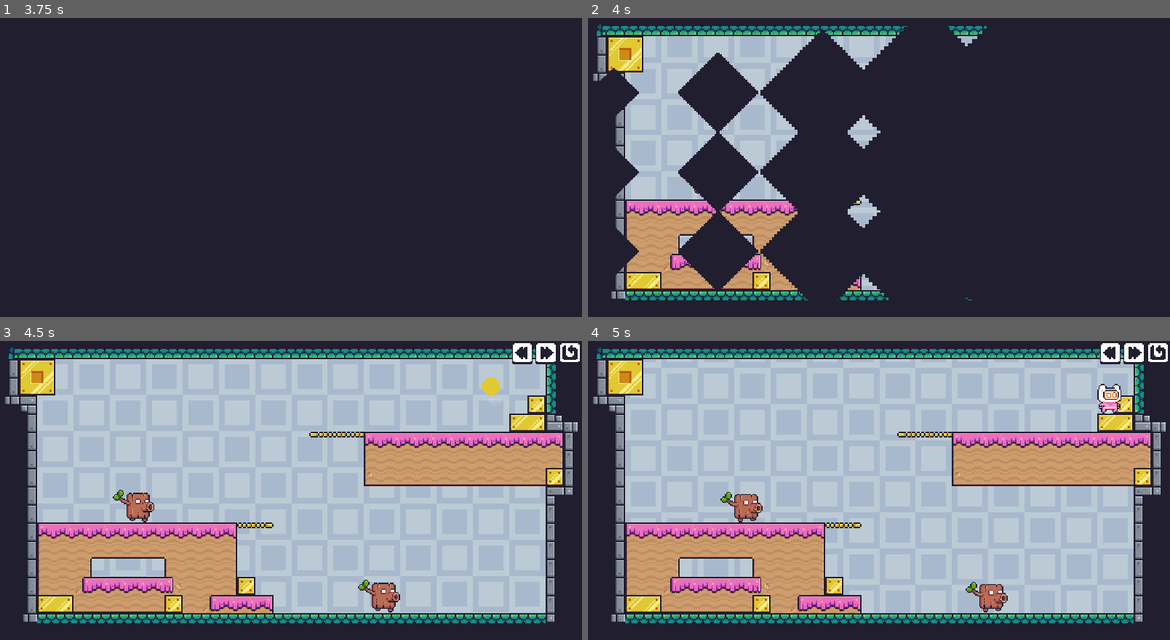
Above: before the commit, frames 1-4 (two rows, left to right).
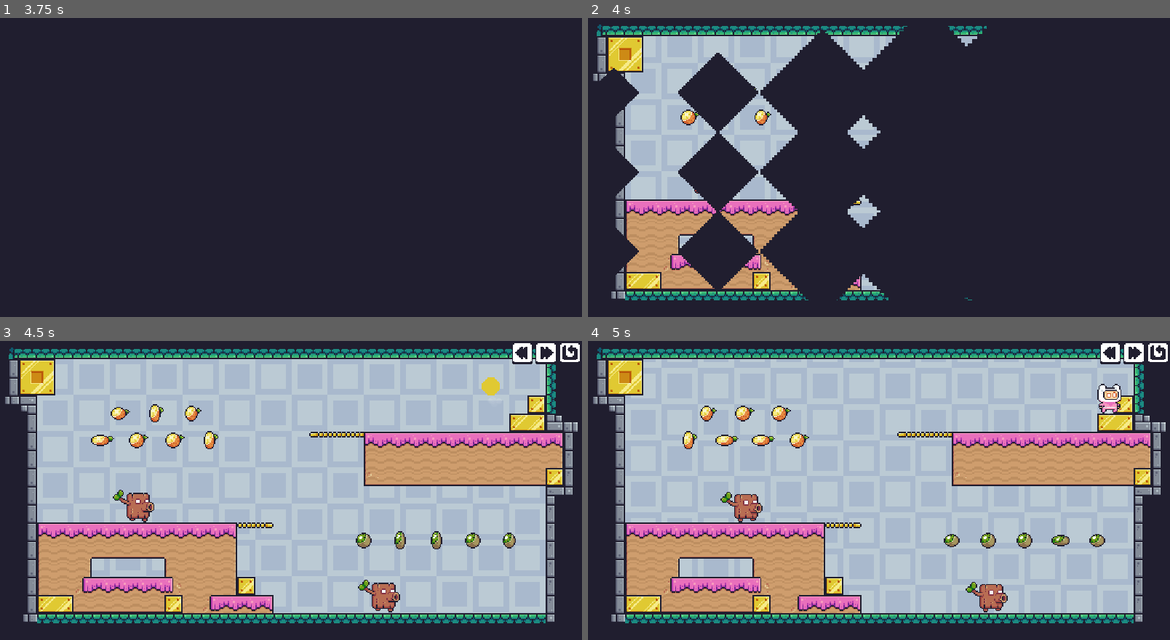
Above: after the commit, the same moments.

Repository: skaarj1989/PixelAdventure
Game: Godot game, scene res://src/Main.tscn
Two runs of this game, one before a commit and one after it. Both use one fixed random seed, a clock stepped at 60 frames per second and the inputs below.
Inputs (mouse positions are in pixels of both pictures, inside the frame that each line leads up to):
- Up to frame 1 (3.75 s): click (570, 29) at 0.5 s; click (570, 29) at 1.25 s; click (570, 29) at 2 s; click (547, 29) at 2.75 s; click (547, 29) at 3.5 s
- Up to frame 2 (4 s): no input
- Up to frame 3 (4.5 s): hold Right (move_right) from 4.28 s (still down)
- Up to frame 4 (5 s): keep holding Right (move_right); tap Space (jump) at 4.52 s

Frame 1 is identical in both runs. In frame 2, 0.2% of the frame differs, in the area x 15-32%, y 22-36%; in frame 3, 1.2%; in frame 4, 1.3%, in the area x 16-89%, y 21-70%.

Commit message:
(none)

Diff:
--- a/src/Levels/Level_1_12.tscn
+++ b/src/Levels/Level_1_12.tscn
@@ -4,8 +4,11 @@
 
 [node name="Level_1_12" instance=ExtResource( 1 )]
 
-[node name="TileMap" parent="." index="2"]
+[node name="TileMap" parent="." index="1"]
 tile_data = PoolIntArray( -65538, 76, 0, -65537, 76, 0, -131072, 76, 0, -131071, 76, 0, -131070, 76, 0, -131069, 76, 0, …(7005 unchanged characters)…
 
-[node name="SpawnPoint" parent="." index="11"]
-position = Vector2( 328, 224 )
+[node name="Collectibles" parent="." index="7"]
+tile_data = PoolIntArray( 393243, 5, 0, 393247, 5, 0, 393251, 5, 0, 393255, 5, 0, 393259, 5, 0, 393263, 5, 0, 393267, 5, 0, 458756, 0, 0, 655365, 0, 0, 786459, 5, 0, 786463, 5, 0, 786467, 5, 0, 786471, 5, 0, 786475, 5, 0, 786479, 5, 0, 786483, 5, 0, 851972, 0, 0, 1048581, 0, 0, 1245188, 0, 0, 1441797, 0, 0, 1441822, 0, 0, 1441826, 0, 0, 1441830, 0, 0, 1572892, 0, 0, 1572896, 0, 0, 1572900, 0, 0, 1572904, 0, 0 )
+
+[node name="SpawnPoint" parent="." index="10"]
+position = Vector2( 432, 184 )
--- a/src/Levels/Level_1_13.tscn
+++ b/src/Levels/Level_1_13.tscn
@@ -4,8 +4,11 @@
 
 [node name="Level_1_13" instance=ExtResource( 1 )]
 
-[node name="TileMap" parent="." index="2"]
+[node name="TileMap" parent="." index="1"]
 tile_data = PoolIntArray( -65538, 76, 0, -65537, 76, 0, -131072, 76, 0, -131071, 76, 0, -131070, 76, 0, -131069, 76, 0, …(6529 unchanged characters)…
 
-[node name="SpawnPoint" parent="." index="11"]
+[node name="Collectibles" parent="." index="7"]
+tile_data = PoolIntArray( 393227, 6, 0, 393231, 6, 0, 393235, 6, 0, 393267, 2, 0, 589833, 6, 0, 589837, 6, 0, 589841, 6, 0, 589845, 6, 0, 655411, 2, 0, 917555, 2, 0, 1179699, 2, 0, 1441800, 4, 0, 1441810, 4, 0, 1441820, 4, 0, 1441843, 2, 0, 1507341, 4, 0, 1507351, 4, 0 )
+
+[node name="SpawnPoint" parent="." index="10"]
 position = Vector2( 288, 152 )
--- a/src/Levels/Level_2_02.tscn
+++ b/src/Levels/Level_2_02.tscn
@@ -5,20 +5,23 @@
 
 [node name="Level_2_02" instance=ExtResource( 1 )]
 
-[node name="TileMap" parent="." index="2"]
+[node name="TileMap" parent="." index="1"]
 tile_data = PoolIntArray( -65538, 76, 0, -65537, 76, 0, -131072, 76, 0, -131071, 76, 0, -131070, 76, 0, -131069, 76, 0, …(6694 unchanged characters)…
 
-[node name="SpawnPoint" parent="." index="11"]
+[node name="Collectibles" parent="." index="7"]
+tile_data = PoolIntArray( 458764, 5, 0, 458768, 5, 0, 458772, 5, 0, 655370, 5, 0, 655374, 5, 0, 655378, 5, 0, 655382, 5, 0, 1376295, 3, 0, 1376299, 3, 0, 1376303, 3, 0, 1376307, 3, 0, 1376311, 3, 0 )
+
+[node name="SpawnPoint" parent="." index="10"]
 position = Vector2( 432, 40 )
 
-[node name="Trunk" parent="." index="13" instance=ExtResource( 2 )]
+[node name="Trunk" parent="." index="11" instance=ExtResource( 2 )]
 position = Vector2( 88, 144 )
 patrol_path = NodePath("../PatrolPath")
 
-[node name="PatrolPath" type="Line2D" parent="." index="14"]
+[node name="PatrolPath" type="Line2D" parent="." index="12"]
 visible = false
 points = PoolVector2Array( 48, 152, 224, 152 )
 width = 1.0
 
-[node name="Trunk2" parent="." index="15" instance=ExtResource( 2 )]
+[node name="Trunk2" parent="." index="13" instance=ExtResource( 2 )]
 position = Vector2( 304, 224 )
--- a/src/Levels/Level_2_03.tscn
+++ b/src/Levels/Level_2_03.tscn
@@ -4,8 +4,11 @@
 
 [node name="Level_2_03" instance=ExtResource( 1 )]
 
-[node name="TileMap" parent="." index="2"]
+[node name="TileMap" parent="." index="1"]
 tile_data = PoolIntArray( -65538, 76, 0, -65537, 76, 0, -131072, 76, 0, -131071, 76, 0, -131070, 76, 0, -131069, 76, 0, …(6889 unchanged characters)…
 
-[node name="SpawnPoint" parent="." index="11"]
+[node name="Collectibles" parent="." index="7"]
+tile_data = PoolIntArray( 983047, 7, 0, 983051, 7, 0, 983055, 7, 0, 983087, 6, 0, 1376303, 6, 0 )
+
+[node name="SpawnPoint" parent="." index="10"]
 position = Vector2( 432, 56 )
--- a/src/Levels/Level_2_04.tscn
+++ b/src/Levels/Level_2_04.tscn
@@ -5,27 +5,27 @@
 
 [node name="Level_2_04" instance=ExtResource( 1 )]
 
-[node name="TileMap" parent="." index="2"]
+[node name="TileMap" parent="." index="1"]
 tile_data = PoolIntArray( -65538, 76, 0, -65537, 76, 0, -131072, 76, 0, -131071, 76, 0, -131070, 76, 0, -131069, 76, 0, …(5846 unchanged characters)…
 
-[node name="Collectibles" parent="." index="8"]
+[node name="Collectibles" parent="." index="7"]
 tile_data = PoolIntArray( 393249, 0, 0, 393254, 0, 0, 393259, 0, 0, 393264, 0, 0, 393269, 0, 0, 1441816, 1, 0, 1441821, 1, 0, 1441826, 1, 0, 1441831, 1, 0, 1441836, 1, 0, 1441841, 1, 0 )
 
-[node name="SpawnPoint" parent="." index="11"]
+[node name="SpawnPoint" parent="." index="10"]
 position = Vector2( 64, 56 )
 
-[node name="Chicken" parent="." index="13" instance=ExtResource( 2 )]
+[node name="Chicken" parent="." index="11" instance=ExtResource( 2 )]
 position = Vector2( 408, 222.999 )
 facing = -1
 horizontal_sight_extent = 7.8
 
-[node name="Chicken2" parent="." index="14" instance=ExtResource( 2 )]
+[node name="Chicken2" parent="." index="12" instance=ExtResource( 2 )]
 position = Vector2( 440, 94.9992 )
 facing = -1
 horizontal_sight_extent = 7.8
 farm_path = NodePath("../Farm2")
 
-[node name="Farm2" type="Line2D" parent="." index="15"]
+[node name="Farm2" type="Line2D" parent="." index="13"]
 visible = false
 points = PoolVector2Array( 232, 96, 464, 96 )
 width = 1.0
--- a/src/Levels/Level_2_05.tscn
+++ b/src/Levels/Level_2_05.tscn
@@ -14,16 +14,16 @@
 
 [node name="Level_2_05" instance=ExtResource( 1 )]
 
-[node name="TileMap" parent="." index="2"]
+[node name="TileMap" parent="." index="1"]
 tile_data = PoolIntArray( -65538, 76, 0, -65537, 76, 0, -131072, 76, 0, -131071, 76, 0, -131070, 76, 0, -131069, 76, 0, …(6851 unchanged characters)…
 
-[node name="Collectibles" parent="." index="8"]
+[node name="Collectibles" parent="." index="7"]
 tile_data = PoolIntArray( 327690, 2, 0, 327695, 2, 0, 327700, 2, 0, 1376300, 4, 0, 1441803, 2, 0, 1441808, 2, 0, 1441813, 2, 0, 1441818, 2, 0, 1703980, 4, 0 )
 
-[node name="SpawnPoint" parent="." index="11"]
+[node name="SpawnPoint" parent="." index="10"]
 position = Vector2( 449, 208 )
 
-[node name="Plant" parent="." index="13" instance=ExtResource( 2 )]
+[node name="Plant" parent="." index="11" instance=ExtResource( 2 )]
 position = Vector2( 456, 136 )
 facing = -1
 area_of_sight = NodePath("Area2D")
@@ -34,7 +34,7 @@
 position = Vector2( -60, 5 )
 shape = SubResource( 1 )
 
-[node name="Plant2" parent="." index="14" instance=ExtResource( 2 )]
+[node name="Plant2" parent="." index="12" instance=ExtResource( 2 )]
 position = Vector2( 56, 72 )
 area_of_sight = NodePath("Area2D")
 
@@ -44,7 +44,7 @@
 position = Vector2( 100, 0 )
 shape = SubResource( 2 )
 
-[node name="Plant3" parent="." index="15" instance=ExtResource( 2 )]
+[node name="Plant3" parent="." index="13" instance=ExtResource( 2 )]
 position = Vector2( 52, 216 )
 area_of_sight = NodePath("Area2D")
 
--- a/src/Levels/Level_2_06.tscn
+++ b/src/Levels/Level_2_06.tscn
@@ -15,24 +15,27 @@
 
 [node name="Level_2_06" instance=ExtResource( 1 )]
 
-[node name="TileMap" parent="." index="2"]
+[node name="TileMap" parent="." index="1"]
 tile_data = PoolIntArray( -65538, 76, 0, -65537, 76, 0, -131072, 76, 0, -131071, 76, 0, -131070, 76, 0, -131069, 76, 0, …(6400 unchanged characters)…
 
-[node name="SpawnPoint" parent="." index="11"]
+[node name="Collectibles" parent="." index="7"]
+tile_data = PoolIntArray( 1114121, 3, 0, 1114125, 3, 0, 1114159, 5, 0, 1114163, 5, 0, 1376263, 3, 0, 1376267, 3, 0, 1376271, 3, 0, 1376301, 5, 0, 1376305, 5, 0, 1376309, 5, 0 )
+
+[node name="SpawnPoint" parent="." index="10"]
 position = Vector2( 264, 88 )
 
-[node name="Bee" parent="." index="13" instance=ExtResource( 2 )]
+[node name="Bee" parent="." index="11" instance=ExtResource( 2 )]
 position = Vector2( 88, 120 )
 patrol_path = NodePath("../PatrolPath")
 
-[node name="PatrolPath" type="Path2D" parent="." index="14"]
+[node name="PatrolPath" type="Path2D" parent="." index="12"]
 curve = SubResource( 1 )
 
-[node name="Bee2" parent="." index="15" instance=ExtResource( 2 )]
+[node name="Bee2" parent="." index="13" instance=ExtResource( 2 )]
 position = Vector2( 320, 95 )
 patrol_path = NodePath("../PatrolPath2")
 
-[node name="PatrolPath2" type="Path2D" parent="." index="16"]
+[node name="PatrolPath2" type="Path2D" parent="." index="14"]
 position = Vector2( -16, -16 )
 scale = Vector2( 1.07939, 1.07939 )
 curve = SubResource( 2 )
--- a/src/Levels/Level_2_07.tscn
+++ b/src/Levels/Level_2_07.tscn
@@ -4,8 +4,11 @@
 
 [node name="Level_2_07" instance=ExtResource( 1 )]
 
-[node name="TileMap" parent="." index="2"]
+[node name="TileMap" parent="." index="1"]
 tile_data = PoolIntArray( -65538, 76, 0, -65537, 76, 0, -131072, 76, 0, -131071, 76, 0, -131070, 76, 0, -131069, 76, 0, …(6515 unchanged characters)…
 
-[node name="SpawnPoint" parent="." index="11"]
+[node name="Collectibles" parent="." index="7"]
+tile_data = PoolIntArray( 262158, 4, 0, 262166, 4, 0, 458762, 4, 0, 458770, 4, 0, 458778, 4, 0, 1376270, 6, 0, 1376277, 6, 0, 1376284, 6, 0, 1376291, 6, 0 )
+
+[node name="SpawnPoint" parent="." index="10"]
 position = Vector2( 456, 72 )
--- a/src/Levels/Level_2_08.tscn
+++ b/src/Levels/Level_2_08.tscn
@@ -4,8 +4,11 @@
 
 [node name="Level_2_08" instance=ExtResource( 1 )]
 
-[node name="TileMap" parent="." index="2"]
+[node name="TileMap" parent="." index="1"]
 tile_data = PoolIntArray( -65538, 76, 0, -65537, 76, 0, -131072, 76, 0, -131071, 76, 0, -131070, 76, 0, -131069, 76, 0, …(6284 unchanged characters)…
 
-[node name="SpawnPoint" parent="." index="11"]
+[node name="Collectibles" parent="." index="7"]
+tile_data = PoolIntArray( 524341, 0, 0, 983093, 0, 0, 1179659, 5, 0, 1638411, 5, 0 )
+
+[node name="SpawnPoint" parent="." index="10"]
 position = Vector2( 32, 72 )
--- a/src/Levels/Level_2_09.tscn
+++ b/src/Levels/Level_2_09.tscn
@@ -4,8 +4,11 @@
 
 [node name="Level_2_09" instance=ExtResource( 1 )]
 
-[node name="TileMap" parent="." index="2"]
+[node name="TileMap" parent="." index="1"]
 tile_data = PoolIntArray( -65538, 76, 0, -65537, 76, 0, -131072, 76, 0, -131071, 76, 0, -131070, 76, 0, -131069, 76, 0, …(6590 unchanged characters)…
 
-[node name="SpawnPoint" parent="." index="11"]
+[node name="Collectibles" parent="." index="7"]
+tile_data = PoolIntArray( 393237, 0, 0, 393243, 0, 0, 393249, 0, 0, 393255, 0, 0, 589842, 0, 0, 589848, 0, 0, 589854, 0, 0, 589860, 0, 0, 589866, 0, 0 )
+
+[node name="SpawnPoint" parent="." index="10"]
 position = Vector2( 448, 24 )
--- a/src/Levels/Level_2_10.tscn
+++ b/src/Levels/Level_2_10.tscn
@@ -5,42 +5,45 @@
 
 [node name="Level_2_10" instance=ExtResource( 1 )]
 
-[node name="TileMap" parent="." index="2"]
+[node name="TileMap" parent="." index="1"]
 tile_data = PoolIntArray( -65538, 76, 0, -65537, 76, 0, -131072, 76, 0, -131071, 76, 0, -131070, 76, 0, -131069, 76, 0, …(7215 unchanged characters)…
 
-[node name="SpawnPoint" parent="." index="11"]
+[node name="Collectibles" parent="." index="7"]
+tile_data = PoolIntArray( 983071, 2, 0, 1048622, 2, 0, 1245204, 2, 0, 1245209, 2, 0, 1310766, 2, 0 )
+
+[node name="SpawnPoint" parent="." index="10"]
 position = Vector2( 56, 24 )
 
-[node name="Ghost" parent="." index="13" instance=ExtResource( 2 )]
+[node name="Ghost" parent="." index="11" instance=ExtResource( 2 )]
 position = Vector2( 80, 128 )
 facing = -1
 patrol_path = NodePath("../Line2D")
 
-[node name="Line2D" type="Line2D" parent="." index="14"]
+[node name="Line2D" type="Line2D" parent="." index="12"]
 visible = false
 points = PoolVector2Array( 40, 136, 104, 136 )
 width = 1.0
 
-[node name="Ghost2" parent="." index="15" instance=ExtResource( 2 )]
+[node name="Ghost2" parent="." index="13" instance=ExtResource( 2 )]
 position = Vector2( 152, 192 )
 facing = -1
 
-[node name="Ghost3" parent="." index="16" instance=ExtResource( 2 )]
+[node name="Ghost3" parent="." index="14" instance=ExtResource( 2 )]
 position = Vector2( 304, 96 )
 facing = -1
 patrol_path = NodePath("../Line2D3")
 
-[node name="Line2D3" type="Line2D" parent="." index="17"]
+[node name="Line2D3" type="Line2D" parent="." index="15"]
 visible = false
 points = PoolVector2Array( 280, 104, 376, 104 )
 width = 1.0
 
-[node name="Ghost4" parent="." index="18" instance=ExtResource( 2 )]
+[node name="Ghost4" parent="." index="16" instance=ExtResource( 2 )]
 position = Vector2( 448, 144 )
 facing = -1
 patrol_path = NodePath("../Line2D4")
 
-[node name="Line2D4" type="Line2D" parent="." index="19"]
+[node name="Line2D4" type="Line2D" parent="." index="17"]
 visible = false
 points = PoolVector2Array( 408, 152, 472, 152 )
 width = 1.0
--- a/src/Levels/Level_2_11.tscn
+++ b/src/Levels/Level_2_11.tscn
@@ -4,8 +4,11 @@
 
 [node name="Level_2_11" instance=ExtResource( 1 )]
 
-[node name="TileMap" parent="." index="2"]
+[node name="TileMap" parent="." index="1"]
 tile_data = PoolIntArray( -65538, 76, 0, -65537, 76, 0, -131072, 76, 0, -131071, 76, 0, -131070, 76, 0, -131069, 76, 0, …(6774 unchanged characters)…
 
-[node name="SpawnPoint" parent="." index="11"]
+[node name="Collectibles" parent="." index="7"]
+tile_data = PoolIntArray( 458762, 6, 0, 458766, 6, 0, 655368, 6, 0, 655372, 6, 0, 655376, 6, 0, 1048604, 6, 0, 1048608, 6, 0, 1048612, 6, 0, 1245235, 6, 0, 1441841, 6, 0, 1441845, 6, 0 )
+
+[node name="SpawnPoint" parent="." index="10"]
 position = Vector2( 456, 56 )
--- a/src/Levels/Level_2_12.tscn
+++ b/src/Levels/Level_2_12.tscn
@@ -4,8 +4,11 @@
 
 [node name="Level_2_12" instance=ExtResource( 1 )]
 
-[node name="TileMap" parent="." index="2"]
+[node name="TileMap" parent="." index="1"]
 tile_data = PoolIntArray( -65538, 76, 0, -65537, 76, 0, -131072, 76, 0, -131071, 76, 0, -131070, 76, 0, -131069, 76, 0, …(7236 unchanged characters)…
 
-[node name="SpawnPoint" parent="." index="11"]
+[node name="Collectibles" parent="." index="7"]
+tile_data = PoolIntArray( 458796, 3, 0, 458801, 3, 0, 458806, 3, 0, 524301, 5, 0, 524306, 5, 0, 786442, 5, 0, 786447, 5, 0, 786452, 5, 0 )
+
+[node name="SpawnPoint" parent="." index="10"]
 position = Vector2( 256, 168 )
--- a/src/Levels/Level_2_13.tscn
+++ b/src/Levels/Level_2_13.tscn
@@ -5,30 +5,33 @@
 
 [node name="Level_2_13" instance=ExtResource( 1 )]
 
-[node name="TileMap" parent="." index="2"]
+[node name="TileMap" parent="." index="1"]
 tile_data = PoolIntArray( -65538, 76, 0, -65537, 76, 0, -131072, 76, 0, -131071, 76, 0, -131070, 76, 0, -131069, 76, 0, …(6377 unchanged characters)…
 
-[node name="SpawnPoint" parent="." index="11"]
+[node name="Collectibles" parent="." index="7"]
+tile_data = PoolIntArray( 327690, 6, 0, 327697, 6, 0, 327704, 6, 0, 852014, 6, 0, 852021, 6, 0, 1376269, 6, 0, 1376276, 6, 0, 1376283, 6, 0, 1376290, 6, 0 )
+
+[node name="SpawnPoint" parent="." index="10"]
 position = Vector2( 432, 40 )
 
-[node name="Slime" parent="." index="13" instance=ExtResource( 2 )]
+[node name="Slime" parent="." index="11" instance=ExtResource( 2 )]
 position = Vector2( 64, 96 )
 patrol_path = NodePath("../PatrolPath")
 
-[node name="PatrolPath" type="Line2D" parent="." index="14"]
+[node name="PatrolPath" type="Line2D" parent="." index="12"]
 visible = false
 points = PoolVector2Array( 40, 104, 280, 104 )
 width = 1.0
 default_color = Color( 0.4, 0.501961, 1, 1 )
 
-[node name="Slime2" parent="." index="15" instance=ExtResource( 2 )]
+[node name="Slime2" parent="." index="13" instance=ExtResource( 2 )]
 position = Vector2( 176, 224 )
 
-[node name="Slime3" parent="." index="16" instance=ExtResource( 2 )]
+[node name="Slime3" parent="." index="14" instance=ExtResource( 2 )]
 position = Vector2( 408, 160 )
 patrol_path = NodePath("../PatrolPath3")
 
-[node name="PatrolPath3" type="Line2D" parent="." index="17"]
+[node name="PatrolPath3" type="Line2D" parent="." index="15"]
 visible = false
 points = PoolVector2Array( 336, 168, 472, 168 )
 width = 1.0
--- a/src/Levels/Level_2_14.tscn
+++ b/src/Levels/Level_2_14.tscn
@@ -11,13 +11,16 @@
 
 [node name="Level_2_14" instance=ExtResource( 1 )]
 
-[node name="TileMap" parent="." index="2"]
+[node name="TileMap" parent="." index="1"]
 tile_data = PoolIntArray( -65538, 76, 0, -65537, 76, 0, -131072, 76, 0, -131071, 76, 0, -131070, 76, 0, -131069, 76, 0, …(6677 unchanged characters)…
 
-[node name="SpawnPoint" parent="." index="11"]
+[node name="Collectibles" parent="." index="7"]
+tile_data = PoolIntArray( 393253, 1, 0, 393258, 1, 0, 393263, 1, 0, 393268, 1, 0, 1376271, 1, 0, 1376276, 1, 0, 1376281, 1, 0, 1376286, 1, 0, 1376291, 1, 0, 1376296, 1, 0 )
+
+[node name="SpawnPoint" parent="." index="10"]
 position = Vector2( 56, 24 )
 
-[node name="Rino" parent="." index="13" instance=ExtResource( 2 )]
+[node name="Rino" parent="." index="11" instance=ExtResource( 2 )]
 position = Vector2( 448, 96 )
 facing = -1
 area_of_sight = NodePath("Area2D")
@@ -30,7 +33,7 @@
 [node name="CollisionShape2D" type="CollisionShape2D" parent="Rino/Area2D" index="0"]
 shape = SubResource( 1 )
 
-[node name="Rino2" parent="." index="14" instance=ExtResource( 2 )]
+[node name="Rino2" parent="." index="12" instance=ExtResource( 2 )]
 position = Vector2( 414, 208 )
 facing = -1
 area_of_sight = NodePath("Area2D")
--- a/src/Levels/Level_2_15.tscn
+++ b/src/Levels/Level_2_15.tscn
@@ -5,25 +5,25 @@
 
 [node name="Level_2_15" instance=ExtResource( 1 )]
 
-[node name="TileMap" parent="." index="2"]
+[node name="TileMap" parent="." index="1"]
 tile_data = PoolIntArray( -65538, 76, 0, -65537, 76, 0, -131072, 76, 0, -131071, 76, 0, -131070, 76, 0, -131069, 76, 0, …(6939 unchanged characters)…
 
-[node name="Collectibles" parent="." index="8"]
+[node name="Collectibles" parent="." index="7"]
 tile_data = PoolIntArray( 1048583, 2, 0, 1310778, 2, 0, 1376263, 2, 0, 1441809, 2, 0, 1441813, 2, 0, 1572910, 2, 0, 1572922, 2, 0 )
 
-[node name="SpawnPoint" parent="." index="11"]
+[node name="SpawnPoint" parent="." index="10"]
 position = Vector2( 272, 167 )
 
-[node name="Turtle" parent="." index="13" instance=ExtResource( 2 )]
+[node name="Turtle" parent="." index="11" instance=ExtResource( 2 )]
 position = Vector2( 104, 128 )
 
-[node name="Turtle2" parent="." index="14" instance=ExtResource( 2 )]
+[node name="Turtle2" parent="." index="12" instance=ExtResource( 2 )]
 position = Vector2( 216, 80 )
 
-[node name="Turtle3" parent="." index="15" instance=ExtResource( 2 )]
+[node name="Turtle3" parent="." index="13" instance=ExtResource( 2 )]
 position = Vector2( 328, 128 )
 facing = -1
 
-[node name="Turtle4" parent="." index="16" instance=ExtResource( 2 )]
+[node name="Turtle4" parent="." index="14" instance=ExtResource( 2 )]
 position = Vector2( 424, 176 )
 facing = -1
--- a/src/Levels/Level_2_16.tscn
+++ b/src/Levels/Level_2_16.tscn
@@ -4,8 +4,11 @@
 
 [node name="Level_2_16" instance=ExtResource( 1 )]
 
-[node name="TileMap" parent="." index="2"]
+[node name="TileMap" parent="." index="1"]
 tile_data = PoolIntArray( -65538, 76, 0, -65537, 76, 0, -131072, 76, 0, -131071, 76, 0, -131070, 76, 0, -131069, 76, 0, …(6678 unchanged characters)…
 
-[node name="SpawnPoint" parent="." index="11"]
+[node name="Collectibles" parent="." index="7"]
+tile_data = PoolIntArray( 851980, 3, 0, 852011, 3, 0, 983067, 5, 0, 1179660, 3, 0, 1179691, 3, 0, 1310747, 5, 0 )
+
+[node name="SpawnPoint" parent="." index="10"]
 position = Vector2( 464, 40 )
--- a/src/Levels/Level_2_17.tscn
+++ b/src/Levels/Level_2_17.tscn
@@ -5,32 +5,35 @@
 
 [node name="Level_2_17" instance=ExtResource( 1 )]
 
-[node name="TileMap" parent="." index="2"]
+[node name="TileMap" parent="." index="1"]
 tile_data = PoolIntArray( -65538, 76, 0, -65537, 76, 0, -131072, 76, 0, -131071, 76, 0, -131070, 76, 0, -131069, 76, 0, …(6496 unchanged characters)…
 
-[node name="SpawnPoint" parent="." index="11"]
+[node name="Collectibles" parent="." index="7"]
+tile_data = PoolIntArray( 327727, 0, 0, 327731, 0, 0, 589846, 0, 0, 589850, 0, 0, 589854, 0, 0, 1507344, 0, 0, 1507348, 0, 0, 1507352, 0, 0, 1507356, 0, 0, 1507360, 0, 0 )
+
+[node name="SpawnPoint" parent="." index="10"]
 position = Vector2( 440, 168 )
 
-[node name="AngryPig" parent="." index="13" instance=ExtResource( 2 )]
+[node name="AngryPig" parent="." index="11" instance=ExtResource( 2 )]
 position = Vector2( 320, 224 )
 facing = -1
 
-[node name="AngryPig2" parent="." index="14" instance=ExtResource( 2 )]
+[node name="AngryPig2" parent="." index="12" instance=ExtResource( 2 )]
 position = Vector2( 296, 112 )
 facing = -1
 patrol_path = NodePath("../Patrol2")
 
-[node name="Patrol2" type="Line2D" parent="." index="15"]
+[node name="Patrol2" type="Line2D" parent="." index="13"]
 visible = false
 points = PoolVector2Array( 112, 120, 304, 120 )
 width = 1.0
 
-[node name="AngryPig3" parent="." index="16" instance=ExtResource( 2 )]
+[node name="AngryPig3" parent="." index="14" instance=ExtResource( 2 )]
 position = Vector2( 440, 80 )
 facing = -1
 patrol_path = NodePath("../Patrol3")
 
-[node name="Patrol3" type="Line2D" parent="." index="17"]
+[node name="Patrol3" type="Line2D" parent="." index="15"]
 visible = false
 points = PoolVector2Array( 352, 88, 448, 88 )
 width = 1.0
--- a/src/Levels/Level_2_18.tscn
+++ b/src/Levels/Level_2_18.tscn
@@ -5,20 +5,17 @@
 
 [node name="Level_2_18" instance=ExtResource( 1 )]
 
-[node name="TileMap" parent="." index="2"]
+[node name="TileMap" parent="." index="1"]
 tile_data = PoolIntArray( -65538, 76, 0, -65537, 76, 0, -131072, 76, 0, -131071, 76, 0, -131070, 76, 0, -131069, 76, 0, …(6900 unchanged characters)…
 
-[node name="SpawnPoint" parent="." index="11"]
+[node name="SpawnPoint" parent="." index="10"]
 position = Vector2( 64, 168 )
 
-[node name="Skull" parent="." index="13" instance=ExtResource( 2 )]
-position = Vector2( 128, 136 )
+[node name="Skull" parent="." index="11" instance=ExtResource( 2 )]
+position = Vector2( 126.502, 139.746 )
 
-[node name="Skull2" parent="." index="14" instance=ExtResource( 2 )]
-position = Vector2( 192, 56 )
+[node name="Skull2" parent="." index="12" instance=ExtResource( 2 )]
+position = Vector2( 353.068, 49.2576 )
 
-[node name="Skull3" parent="." index="15" instance=ExtResource( 2 )]
-position = Vector2( 352, 64 )
-
-[node name="Skull4" parent="." index="16" instance=ExtResource( 2 )]
-position = Vector2( 416, 128 )
+[node name="Skull3" parent="." index="13" instance=ExtResource( 2 )]
+position = Vector2( 414.929, 134.42 )
--- a/src/Levels/Level_2_19.tscn
+++ b/src/Levels/Level_2_19.tscn
@@ -10,27 +10,30 @@
 
 [node name="Level_2_19" instance=ExtResource( 1 )]
 
-[node name="TileMap" parent="." index="2"]
-tile_data = PoolIntArray( 1, 99, 0, 2, 84, 0, 3, 84, 0, 4, 8 …(1254 unchanged characters)… 1, 0, 655360, 97, 0, 655361, 70, 0, 655386, 126, 0, 655387, 127, 0, 655388, 50, 0, 655389, 51, 0, 655390, 52, 0, 655391, 71, 0, 720897, 75, 0, 720924, 50, 0, 720925, 51, 0, 720926, 52, 0, 720927, 71, 0, 786433, 75, 0, 786460, 50, 0, 786461, 51, 0, 786462, 52, 0, 786463, 71, 0, 851969, 75, 0, 851970, 15, 0, 851993, 6, 0, 851994, 7, 0, 851995 …(825 unchanged characters)…
+[node name="TileMap" parent="." index="1"]
+tile_data = PoolIntArray( 1, 99, 0, 2, 84, 0, 3, 84, 0, 4, 8 …(1254 unchanged characters)… 1, 0, 655360, 97, 0, 655361, 70, 0, 655362, 15, 0, 655386, 126, 0, 655387, 127, 0, 655388, 50, 0, 655389, 51, 0, 655390, 52, 0, 655391, 71, 0, 720897, 75, 0, 720924, 50, 0, 720925, 51, 0, 720926, 52, 0, 720927, 71, 0, 786433, 75, 0, 786460, 50, 0, 786461, 51, 0, 786462, 52, 0, 786463, 71, 0, 851969, 75, 0, 851993, 6, 0, 851994, 7, 0, 851995 …(825 unchanged characters)…
+
+[node name="Collectibles" parent="." index="7"]
+tile_data = PoolIntArray( 393272, 6, 0, 589834, 1, 0, 589839, 1, 0, 589844, 1, 0, 655416, 6, 0, 917560, 6, 0, 1703943, 4, 0, 1703949, 4, 0, 1703955, 4, 0, 1703961, 4, 0, 1703967, 4, 0, 1703973, 4, 0 )
 
 [node name="NavigationPolygonInstance" type="NavigationPolygonInstance" parent="Navigation2D" index="0"]
 position = Vector2( -8, -40 )
 navpoly = SubResource( 1 )
 
-[node name="SpawnPoint" parent="." index="11"]
+[node name="SpawnPoint" parent="." index="10"]
 position = Vector2( 432, 170 )
 
-[node name="Bat" parent="." index="13" instance=ExtResource( 2 )]
+[node name="Bat" parent="." index="11" instance=ExtResource( 2 )]
 position = Vector2( 416, 32 )
 facing = -1
 
-[node name="Bat2" parent="." index="14" instance=ExtResource( 2 )]
+[node name="Bat2" parent="." index="12" instance=ExtResource( 2 )]
 position = Vector2( 176, 32 )
 
-[node name="Bat3" parent="." index="15" instance=ExtResource( 2 )]
+[node name="Bat3" parent="." index="13" instance=ExtResource( 2 )]
 position = Vector2( 72, 32 )
 facing = -1
 
-[node name="Bat4" parent="." index="16" instance=ExtResource( 2 )]
+[node name="Bat4" parent="." index="14" instance=ExtResource( 2 )]
 position = Vector2( 104, 176 )
 facing = -1
--- a/src/Levels/Level_2_20.tscn
+++ b/src/Levels/Level_2_20.tscn
@@ -4,8 +4,11 @@
 
 [node name="Level_2_20" instance=ExtResource( 1 )]
 
-[node name="TileMap" parent="." index="2"]
+[node name="TileMap" parent="." index="1"]
 tile_data = PoolIntArray( -65538, 76, 0, -65537, 76, 0, -131072, 76, 0, -131071, 76, 0, -131070, 76, 0, -131069, 76, 0, …(6684 unchanged characters)…
 
-[node name="SpawnPoint" parent="." index="11"]
+[node name="Collectibles" parent="." index="7"]
+tile_data = PoolIntArray( 262170, 2, 0, 458776, 2, 0, 458780, 2, 0, 524342, 2, 0, 852022, 2, 0, 1179702, 2, 0, 1703974, 2, 0, 1703977, 2, 0 )
+
+[node name="SpawnPoint" parent="." index="10"]
 position = Vector2( 72, 40 )
